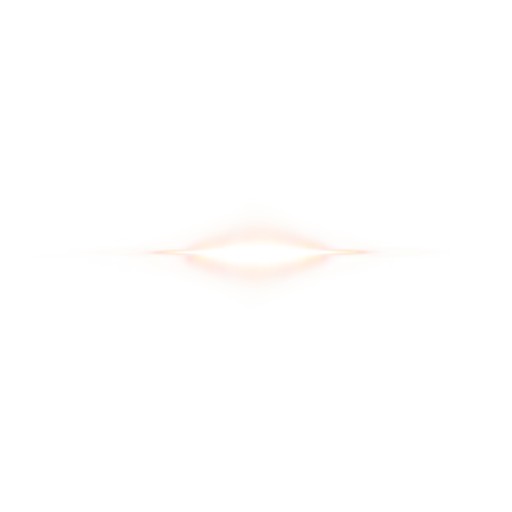
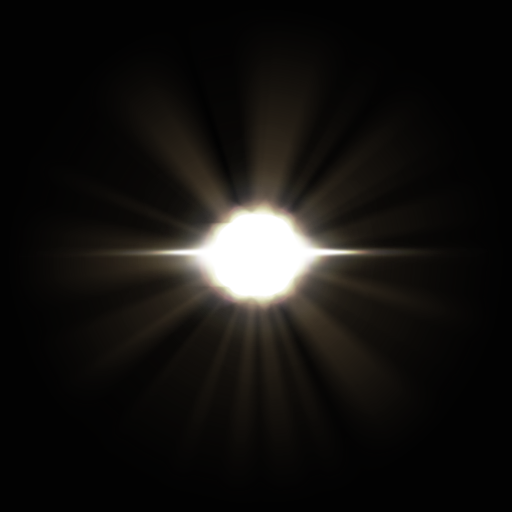
Layered file, before and after one edit (512 × 512). Changes by layer:
showed "sun" over [122,125,377,385]
added layer "glowrays" (addition, 52%) above "Shape 22" over [9,9,503,503]
hid "glow", opacity 57% → 40%, blend normal → addition, moved it above "Layer 2", painted on it over [8,8,505,505]
showed "Layer 2" over [0,0,512,512]
